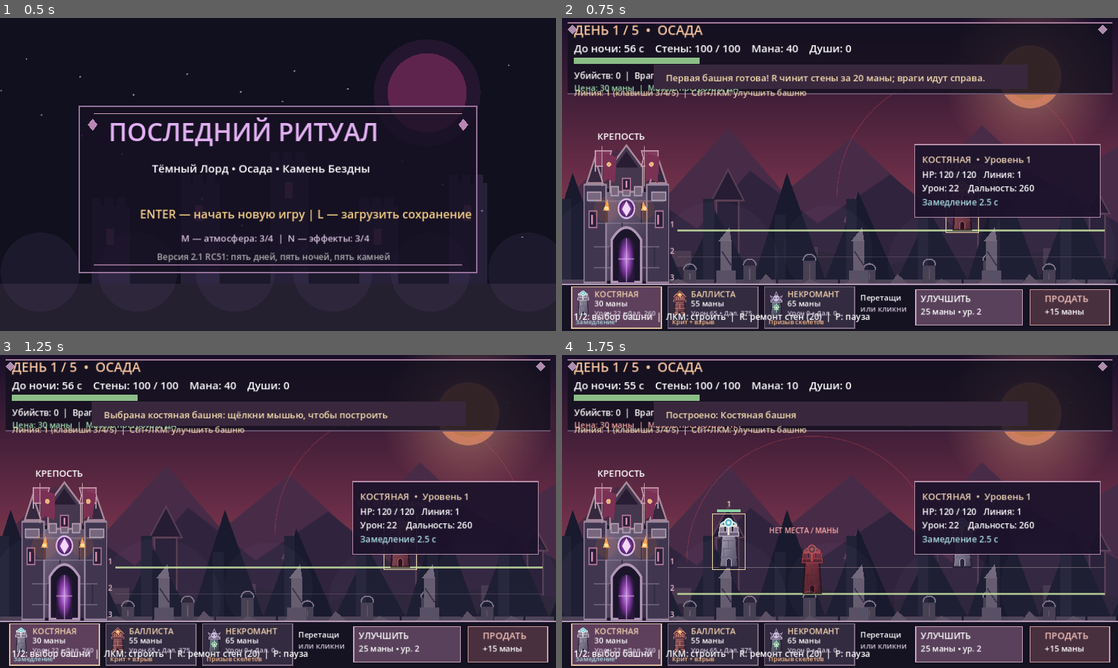
Above: before the commit, frames 1-4 (two rows, left to right).
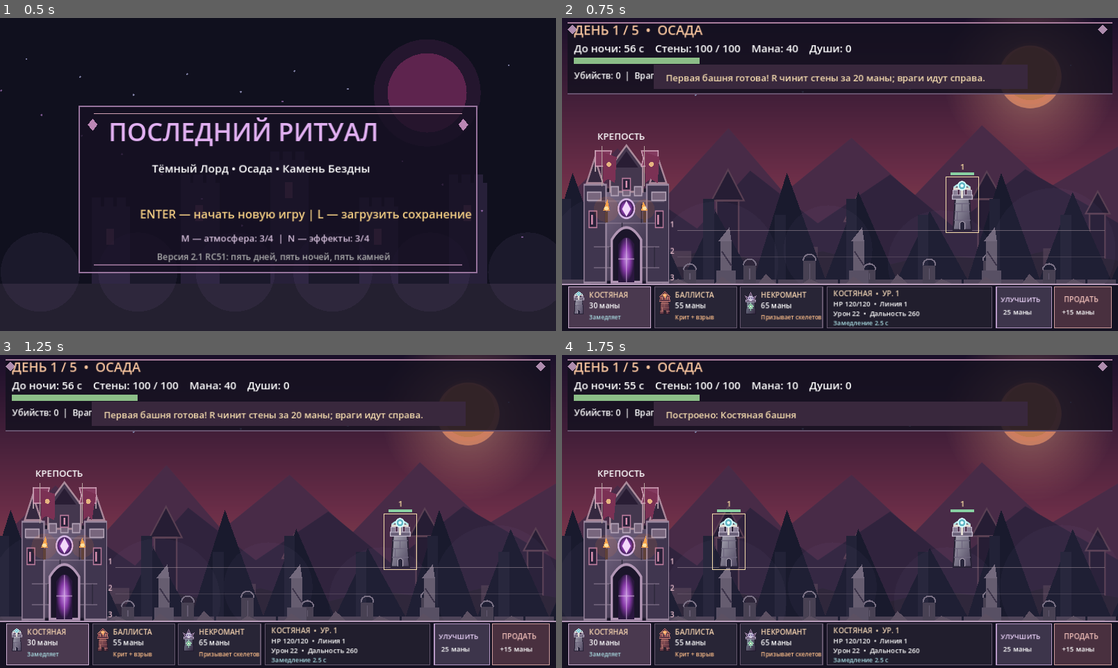
Above: after the commit, the same moments.

Repository: DoctorStrangeSH/Last-Ritual
Game: Godot game, scene res://scenes/main.tscn
Same seed, same stepped clock (60 frames per second), same inputs: the game is played once before the commit and once after it.
Inputs (mouse positions are in pixels of both pictures, inside the frame that each line leads up to):
- Up to frame 1 (0.5 s): no input
- Up to frame 2 (0.75 s): tap Enter (ui_accept) at 0.5 s; move the mouse to (962, 158) at 0.52 s; hold Right (ui_right) from 0.53 s (still down); tap H at 0.6 s; click (962, 158) at 0.67 s
- Up to frame 3 (1.25 s): keep holding Right (ui_right); tap Enter (ui_accept) at 0.77 s; tap 1 at 0.8 s
- Up to frame 4 (1.75 s): release Right (ui_right) at 1.25 s; drag from (728, 527) to (812, 574) at 1.27 s

Frame 1 is identical in both runs. In frame 2, 14% of the frame differs, in the area x 1-99%, y 21-100%; in frame 3, 15%, in the area x 1-99%, y 17-100%; in frame 4, 15%.

Commit message:
ui: declutter HUD, mouse-only tower controls, drag-only preview and mouse dungeon attack

Diff:
--- a/scripts/main.gd
+++ b/scripts/main.gd
@@ -1,5 +1,5 @@
 extends Node2D
-## Last Ritual v2.1-rc51: necromancer tower, Godot 4.2+
+## Last Ritual v2.1-rc52: clean mouse-first HUD and dungeon attacks
 const W := 1152.0
 const H := 648.0
 const FLOOR := 550.0
@@ -206,28 +206,9 @@
         if phase == "day" or phase == "final_siege":
             if event.keycode == KEY_R:
                 repair_wall()
-            elif event.keycode == KEY_1:
-                selected_build = "bone"
-                show_notice("Выбрана костяная башня: щёлкни мышью, чтобы построить")
-            elif event.keycode == KEY_2:
-                selected_build = "fire"
-                show_notice("Выбрана адская баллиста: щёлкни мышью, чтобы построить")
-            elif event.keycode == KEY_6:
-                selected_build = "necro"
-                show_notice("Выбрана некромантская башня")
-            elif event.keycode == KEY_3:
-                selected_lane = 0
-                show_notice("Линия 1: верхняя")
-            elif event.keycode == KEY_4:
-                selected_lane = 1
-                show_notice("Линия 2: центральная")
-            elif event.keycode == KEY_5:
-                selected_lane = 2
-                show_notice("Линия 3: нижняя")
+
         elif phase == "night":
-            if event.keycode == KEY_J:
-                attack()
-            elif event.keycode == KEY_H:
+            if event.keycode == KEY_H:
                 heal_player()
             elif event.keycode == KEY_SHIFT:
                 shadow_dash()
@@ -395,7 +376,16 @@
     return true
 
 func _input(event: InputEvent) -> void:
-    if (phase != "day" and phase != "final_siege") or paused:
+    if paused:
+        dragging_tower = false
+        return
+    if event is InputEventMouseButton and event.button_index == MOUSE_BUTTON_LEFT and event.pressed and phase == "night":
+        var attack_target: Vector2 = get_global_mouse_position()
+        if absf(attack_target.x - player.x) > 10.0:
+            facing = signf(attack_target.x - player.x)
+        attack()
+        return
+    if phase != "day" and phase != "final_siege":
         dragging_tower = false
         return
     if not (event is InputEventMouseButton) or event.button_index != MOUSE_BUTTON_LEFT:
@@ -404,22 +394,22 @@
     if event.pressed:
         # Press a card to select it; drag and release over a lane to build immediately.
         if mouse.y >= 554.0:
-            if mouse.x >= 20.0 and mouse.x <= 206.0:
+            if mouse.x >= 14.0 and mouse.x <= 184.0:
                 selected_build = "bone"
                 selected_tower_index = -1
                 dragging_tower = true
-            elif mouse.x >= 220.0 and mouse.x <= 406.0:
+            elif mouse.x >= 192.0 and mouse.x <= 362.0:
                 selected_build = "fire"
                 selected_tower_index = -1
                 dragging_tower = true
-            elif mouse.x >= 420.0 and mouse.x <= 606.0:
+            elif mouse.x >= 370.0 and mouse.x <= 540.0:
                 selected_build = "necro"
                 selected_tower_index = -1
                 dragging_tower = true
-            elif mouse.x >= 735.0 and mouse.x <= 955.0 and selected_tower_index >= 0 and selected_tower_index < towers.size():
+            elif mouse.x >= 900.0 and mouse.x <= 1015.0 and selected_tower_index >= 0 and selected_tower_index < towers.size():
                 var tower: Dictionary = towers[selected_tower_index]
                 upgrade_tower(float(tower["x"]), int(tower.get("lane", 1)))
-            elif mouse.x >= 970.0 and mouse.x <= 1135.0:
+            elif mouse.x >= 1020.0 and mouse.x <= 1138.0:
                 sell_selected_tower()
             return
         var lane: int = lane_for_y(mouse.y)
@@ -432,10 +422,7 @@
                 return
         selected_tower_index = -1
         dragging_tower = false
-        if Input.is_key_pressed(KEY_CTRL):
-            upgrade_tower(mouse.x, lane)
-        else:
-            build_tower(selected_build, mouse.x, lane)
+        build_tower(selected_build, mouse.x, lane)
     else:
         if dragging_tower:
             dragging_tower = false
@@ -1293,7 +1280,7 @@
             var cursor_x: float = cursor.x
             var preview_lane: int = lane_for_y(cursor.y)
             var cursor_lane_y: float = FLOOR + float(LANE_OFFSETS[preview_lane])
-            if cursor.y < 551.0 and cursor_x >= 245.0 and cursor_x <= 1020.0:
+            if dragging_tower and cursor.y < 548.0 and cursor_x >= 245.0 and cursor_x <= 1020.0:
                 var range_radius: float = 260.0 if selected_build == "bone" else 375.0
                 var can_place: bool = mana >= (30 if selected_build == "bone" else (55 if selected_build == "fire" else 65))
                 for placed_tower in towers:
@@ -1314,61 +1301,53 @@
                 label("ЗАЩИЩАЙ АЛТАРЬ!", 700, 125, 18, Color("edc2f7"))
             box(Rect2(25, 82, 260, 13), Color("553840"))
             box(Rect2(25, 82, 260.0 * clampf(wall_hp / MAX_WALL, 0.0, 1.0), 13), Color("8cbe88") if wall_hp > 30.0 else Color("ed6b73"))
-            label("Убийств: %d  |  Врагов: %d  |  Выбрано: %s" % [kills_today, enemies.size(), "Костяная" if selected_build == "bone" else "Баллиста"], 25, 126, 18)
-            label("Линия: %d (клавиши 3/4/5)  |  Ctrl+ЛКМ: улучшить башню" % (selected_lane + 1), 25, 161, 17, Color("f1d5ac"))
-            label("Цена: %d маны  |  Можно построить: %s" % [30 if selected_build == "bone" else 55, "ДА" if mana >= (30 if selected_build == "bone" else 55) else "НЕТ"], 25, 151, 17, Color("9ed9ad") if mana >= (30 if selected_build == "bone" else 55) else Color("f3a0a0"))
+            label("Убийств: %d  |  Врагов на поле: %d" % [kills_today, enemies.size()], 25, 126, 18)
+
             # RTS-style mouse palette: build cards and contextual tower inspection.
             box(Rect2(0.0, 551.0, W, 97.0), Color(0.08, 0.065, 0.13, 0.96))
             draw_line(Vector2(0, 551), Vector2(W, 551), Color("b59ab9"), 3.0)
             for card_index in range(3):
-                var card_x: float = 20.0 + float(card_index) * 200.0
+                var card_x: float = 14.0 + float(card_index) * 178.0
                 var card_kind: String = "bone" if card_index == 0 else ("fire" if card_index == 1 else "necro")
-                box(Rect2(card_x, 557.0, 186.0, 85.0), Color("5e405d") if selected_build == card_kind else Color("332b40"))
-                draw_rect(Rect2(card_x, 557.0, 186.0, 85.0), Color("e2be9e") if selected_build == card_kind else Color("806d85"), false, 2.0)
+                box(Rect2(card_x, 557.0, 170.0, 85.0), Color("4a394f") if selected_build == card_kind else Color("282536"))
+                draw_rect(Rect2(card_x, 557.0, 170.0, 85.0), Color("d0b1d4") if selected_build == card_kind else Color("66586f"), false, 1.5)
                 var card_art: Texture2D = preload("res://assets/towers/bone_tower.svg") if card_index == 0 else (preload("res://assets/towers/infernal_ballista.svg") if card_index == 1 else preload("res://assets/towers/necromancer_tower.svg"))
-                draw_texture_rect(card_art, Rect2(card_x + 7.0, 563.0, 34.0, 54.0), false)
-                label("КОСТЯНАЯ" if card_index == 0 else ("БАЛЛИСТА" if card_index == 1 else "НЕКРОМАНТ"), card_x + 47.0, 578.0, 17, Color("f4d2af"))
-                label("30 маны" if card_index == 0 else ("55 маны" if card_index == 1 else "65 маны"), card_x + 47.0, 597.0, 16)
-                label("Урон %d • Дал. %d" % ([22, 260] if card_index == 0 else ([65, 375] if card_index == 1 else [0, 0])), card_x + 47.0, 616.0, 14, Color("d2c6db"))
-                label("Замедление" if card_index == 0 else ("Крит + взрыв" if card_index == 1 else "Призыв скелетов"), card_x + 8.0, 634.0, 13, Color("a9dce2") if card_index == 0 else Color("ffbf8a"))
-            label("Перетащи", 618.0, 585.0, 16)
-            label("или кликни", 618.0, 608.0, 16, Color("c8bed1"))
+                draw_texture_rect(card_art, Rect2(card_x + 6.0, 565.0, 30.0, 48.0), false)
+                label("КОСТЯНАЯ" if card_index == 0 else ("БАЛЛИСТА" if card_index == 1 else "НЕКРОМАНТ"), card_x + 42.0, 579.0, 15, Color("f4d2af"))
+                label("30 маны" if card_index == 0 else ("55 маны" if card_index == 1 else "65 маны"), card_x + 42.0, 601.0, 15)
+                label("Замедляет" if card_index == 0 else ("Крит + взрыв" if card_index == 1 else "Призывает скелетов"), card_x + 42.0, 624.0, 12, Color("a9dce2") if card_index == 0 else Color("ffbf8a"))
+            box(Rect2(550.0, 557.0, 340.0, 85.0), Color("211e2d"))
+            draw_rect(Rect2(550.0, 557.0, 340.0, 85.0), Color("66586f"), false, 1.5)
             if selected_tower_index >= 0 and selected_tower_index < towers.size():
                 var inspected: Dictionary = towers[selected_tower_index]
                 var level: int = int(inspected.get("level", 1))
-                var price: int = 25 * level
-                box(Rect2(733.0, 562.0, 221.0, 74.0), Color("59415b"))
-                draw_rect(Rect2(733.0, 562.0, 221.0, 74.0), Color("cda6ba"), false, 2.0)
-                label("УЛУЧШИТЬ" if level < 3 else "МАКСИМУМ", 743.0, 588.0, 18)
-                label("%d маны • ур. %d" % [price, mini(level + 1, 3)] if level < 3 else "Уровень 3 / 3", 743.0, 614.0, 17)
-                box(Rect2(731.0, 262.0, 384.0, 151.0), Color(0.11, 0.075, 0.17, 0.93))
-                draw_rect(Rect2(731.0, 262.0, 384.0, 151.0), Color("b98faa"), false, 2.0)
-                label("%s  •  Уровень %d" % ["КОСТЯНАЯ" if inspected["type"] == "bone" else ("БАЛЛИСТА" if inspected["type"] == "fire" else "НЕКРОМАНТ"), level], 746.0, 300.0, 19, Color("eed3b4"))
-                label("HP: %d / %d   Линия: %d" % [ceili(float(inspected.get("hp", 0.0))), ceili(tower_max_hp(inspected)), int(inspected.get("lane", 1)) + 1], 746.0, 331.0, 18)
-                var damage: float = (22.0 if inspected["type"] == "bone" else (65.0 if inspected["type"] == "fire" else 0.0)) * (1.0 + 0.45 * float(level - 1)) * (1.35 if tower_power_level > 0 else 1.0)
-                label("Урон: %d    Дальность: %d" % [ceili(damage), 260 if inspected["type"] == "bone" else (375 if inspected["type"] == "fire" else 0)], 746.0, 359.0, 18)
-                label(tower_ability_description(str(inspected["type"]), level), 746.0, 388.0, 18, Color("a9dce2") if inspected["type"] == "bone" else Color("ffbf8a"))
-            box(Rect2(970.0, 562.0, 165.0, 74.0), Color("49303f") if selected_tower_index >= 0 and selected_tower_index < towers.size() else Color("292433"))
-            draw_rect(Rect2(970.0, 562.0, 165.0, 74.0), Color("cf9d9d") if selected_tower_index >= 0 and selected_tower_index < towers.size() else Color("66556e"), false, 2.0)
+                var tower_type: String = str(inspected["type"])
+                var tower_name: String = "КОСТЯНАЯ" if tower_type == "bone" else ("БАЛЛИСТА" if tower_type == "fire" else "НЕКРОМАНТ")
+                var damage: float = (22.0 if tower_type == "bone" else (65.0 if tower_type == "fire" else 0.0)) * (1.0 + 0.45 * float(level - 1)) * (1.35 if tower_power_level > 0 else 1.0)
+                label("%s  •  УР. %d" % [tower_name, level], 562.0, 576.0, 15, Color("eed3b4"))
+                label("HP %d/%d  •  Линия %d" % [ceili(float(inspected.get("hp", 0.0))), ceili(tower_max_hp(inspected)), int(inspected.get("lane", 1)) + 1], 562.0, 597.0, 14)
+                label("Урон %d  •  Дальность %d" % [ceili(damage), 260 if tower_type == "bone" else (375 if tower_type == "fire" else 0)], 562.0, 617.0, 14)
+                label(tower_ability_description(tower_type, level), 562.0, 636.0, 13, Color("a9dce2") if tower_type == "bone" else Color("ffbf8a"))
+            else:
+                label("ВЫБЕРИ БАШНЮ НА ПОЛЕ", 565.0, 589.0, 16, Color("d0c3d8"))
+                label("HP • уровень • урон • способность", 565.0, 614.0, 13, Color("a59aaf"))
+            box(Rect2(900.0, 557.0, 115.0, 85.0), Color("3d354b") if selected_tower_index >= 0 and selected_tower_index < towers.size() else Color("24222f"))
+            draw_rect(Rect2(900.0, 557.0, 115.0, 85.0), Color("b89ac7") if selected_tower_index >= 0 and selected_tower_index < towers.size() else Color("51485c"), false, 1.5)
             if selected_tower_index >= 0 and selected_tower_index < towers.size():
-                var sell_refund: int = tower_sell_refund(towers[selected_tower_index])
-                label("ПРОДАТЬ", 1000.0, 588.0, 19, Color("f3c1bb"))
-                label("+%d маны" % sell_refund, 1000.0, 614.0, 17)
+                var level_for_button: int = int(towers[selected_tower_index].get("level", 1))
+                label("УЛУЧШИТЬ" if level_for_button < 3 else "МАКС. УР.", 909.0, 588.0, 14, Color("f1d8ff"))
+                label("%d маны" % (25 * level_for_button) if level_for_button < 3 else "3 / 3", 914.0, 614.0, 14)
             else:
-                label("ЛИНИЯ %d" % (selected_lane + 1), 987.0, 588.0, 18, Color("f3d6ab"))
-                label("Выбери башню", 982.0, 614.0, 15)
-            if current_day == 1 and phase == "day" and towers.is_empty():
-                box(Rect2(245, 176, 688, 73), Color(0.15, 0.11, 0.22, 0.85))
-                label("ПЕРВЫЙ ДЕНЬ: 1 — костяная башня (30 маны)", 267, 205, 22, Color("f4d09b"))
-                label("Выбери башню и нажми ЛКМ справа от крепости.", 267, 230, 19)
-            if wall_hp > 0.0 and wall_hp <= 30.0:
-                var alert_blink: float = 0.65 + 0.35 * sin(atmosphere_clock * 8.0)
-                box(Rect2(320, 169, 515, 39), Color(0.49, 0.10, 0.14, 0.50 + alert_blink * 0.35))
-                label("ТРЕВОГА! СТЕНЫ НА ГРАНИ — R: РЕМОНТ", 334, 196, 20, Color("ffe6d4"))
-            if phase == "final_siege" and final_timer <= 10.0:
-                box(Rect2(358, 222, 440, 38), Color(0.32, 0.17, 0.42, 0.85))
-                label("ПОСЛЕДНИЕ %d СЕКУНД!" % ceili(maxf(final_timer, 0.0)), 398, 249, 24, Color("f4d0ff"))
-            label("1/2: выбор башни  |  ЛКМ: строить  |  R: ремонт стен (20)  |  P: пауза", 24, 625, 18)
+                label("УЛУЧШИТЬ", 908.0, 588.0, 13, Color("8e8497"))
+                label("Выбери башню", 906.0, 614.0, 11, Color("8e8497"))
+            box(Rect2(1020.0, 557.0, 118.0, 85.0), Color("49303f") if selected_tower_index >= 0 and selected_tower_index < towers.size() else Color("24222f"))
+            draw_rect(Rect2(1020.0, 557.0, 118.0, 85.0), Color("cf9d9d") if selected_tower_index >= 0 and selected_tower_index < towers.size() else Color("51485c"), false, 1.5)
+            if selected_tower_index >= 0 and selected_tower_index < towers.size():
+                label("ПРОДАТЬ", 1040.0, 588.0, 15, Color("f3c1bb"))
+                label("+%d маны" % tower_sell_refund(towers[selected_tower_index]), 1036.0, 614.0, 14)
+            else:
+                label("ПРОДАТЬ", 1042.0, 588.0, 14, Color("8e8497"))
+                label("Выбери башню", 1030.0, 614.0, 11, Color("8e8497"))
         elif phase == "night":
             draw_circle(Vector2(940, 115), 67.0, Color(0.67, 0.65, 0.94, 0.10))
             draw_circle(Vector2(940, 115), 53, Color("bbb6d6"))
@@ -1544,7 +1523,7 @@
                 var danger_blink: float = 0.60 + 0.40 * sin(atmosphere_clock * 8.0)
                 box(Rect2(310, 212, 530, 43), Color(0.54, 0.09, 0.18, 0.40 + danger_blink * 0.40))
                 label("КРИТИЧЕСКОЕ ЗДОРОВЬЕ! H — ЛЕЧЕНИЕ", 332, 240, 21, Color("ffe0dd"))
-            label("A/D: ходьба | W / Space: прыжок | J: удар | H: лечение | Shift: рывок | P: пауза", 20, 625, 18)
+            label("ЛКМ: атака  •  A/D: движение  •  W/Space: прыжок  •  H: лечение  •  Shift: рывок", 20, 625, 17)
     for particle in particles:
         var alpha: float = clampf(float(particle["life"]) / 0.55, 0.0, 1.0)
         var tint: Color = particle["color"]
